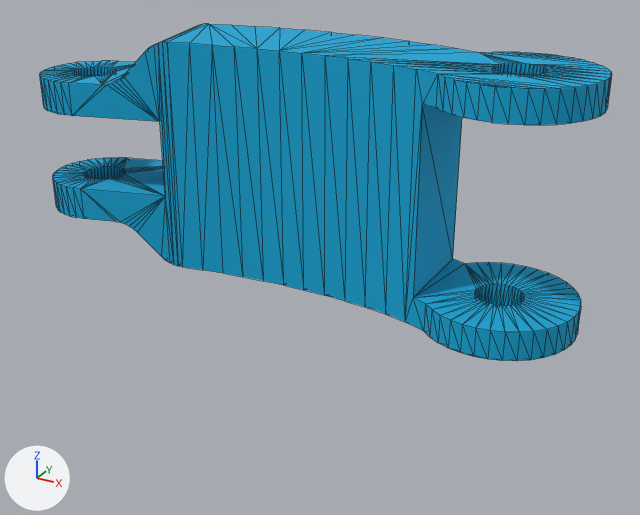
Two versions of the COLLADA model feely_drone_common/assets/meshes/MiddlePhalang.dae, one commit apart.
One viewpoint serves both versions: a 50 mm camera at (0.0362, -0.0646, 0.0346) aimed at (0.0006, 0.0, 0.0022). The lights are fixed; the arrows at lower left show +X, +Y and +Z. The picture after the commit comes second. Mesh edges are drawn as thin lines. Where no turn or scale is listed for an object, it has been applied to the vertices.

Names of what the first picture shows: 'ID2'.
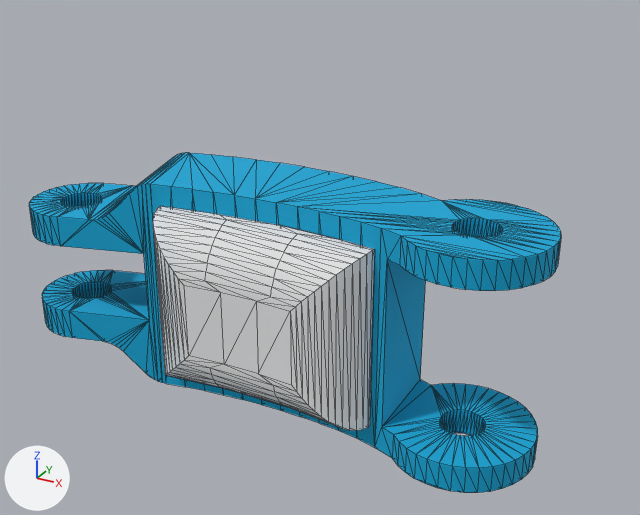
Commit message: Fix alignment for gripper vis with pads

Where the change shows, as pixel boxes [x1, y1, x2, y2] in the pictures (640 x 515 px):
'ID2', moved, turned: before [40, 24, 612, 361]; after [29, 153, 561, 493]
'SoftPad', added: after [153, 206, 374, 431]

Patch to the scene script:
```diff
--- a/feely_drone_common/assets/meshes/MiddlePhalang.dae.py
+++ b/feely_drone_common/assets/meshes/MiddlePhalang.dae.py
@@ mat_id10 @@
+mat_id10 = principled_material('ID10')
+mat_id10.base_color = (1.0, 1.0, 1.0)  # white #ffffff
+mat_id10.roughness = 0.9
+mat_id10.alpha = 0.698
@@ me_softpad @@
+me_softpad.from_pydata(...)  # 106 vertices, 208 faces; spans x -0.012..0.0095, y -0.0081..-0.0026, z 0.002..0.019
+me_softpad.materials.append(mat_id10)  # white #ffffff
@@ ob_id2 @@
 ob_id2 = bpy.data.objects.new('ID2', me_id2)
-ob_id2.location = (0.0, 0.0, 0.0)
+ob_id2.location = (-0.00205, -0.00114, -0.0127)
+ob_id2.rotation_euler = (0.0, 0.0, 0.0175)  # degrees (0, 0, 1)
@@ ob_softpad @@
+ob_softpad = bpy.data.objects.new('SoftPad', me_softpad)
+ob_softpad.location = (-0.00129, -0.00113, -0.01267)
```
